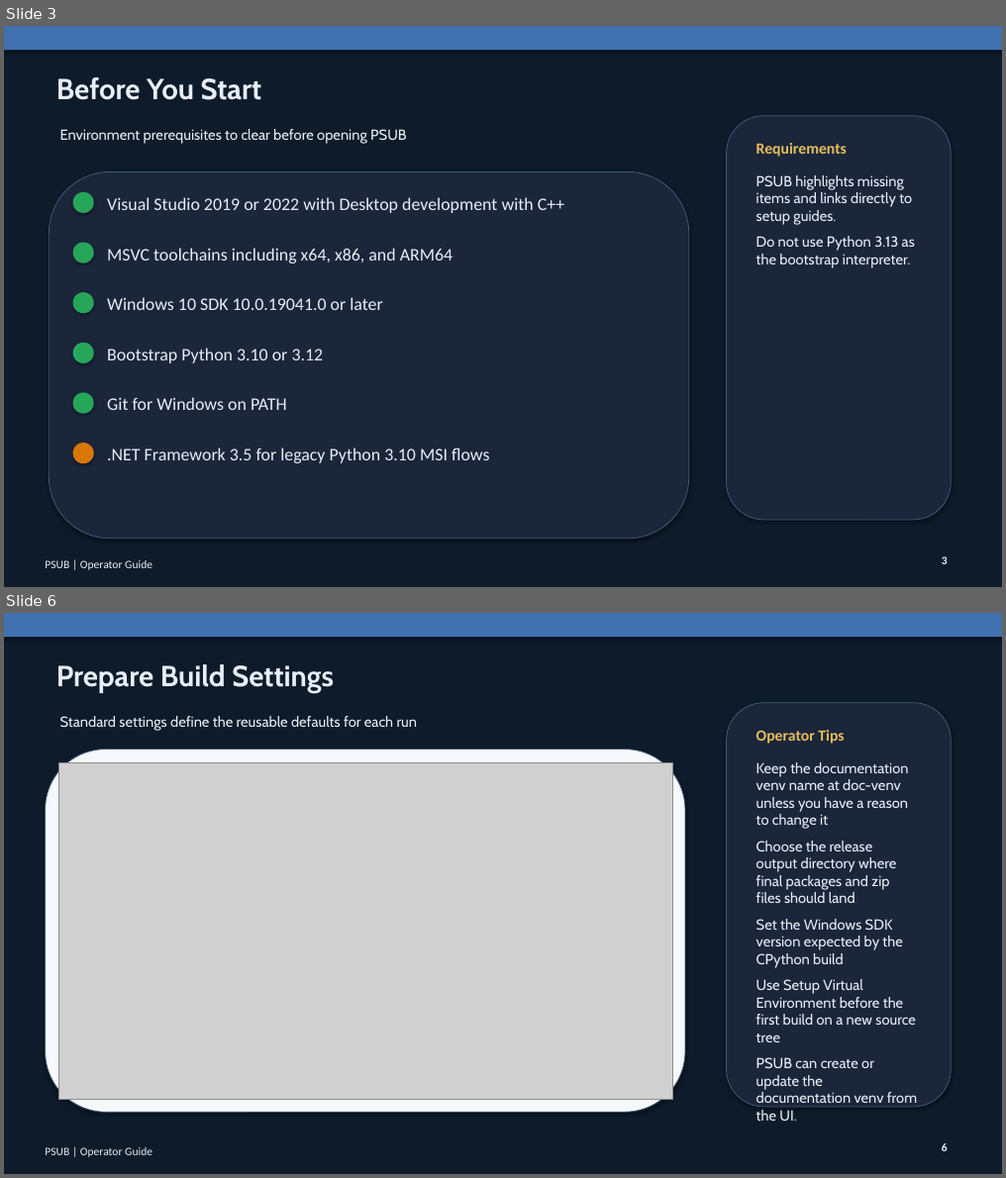
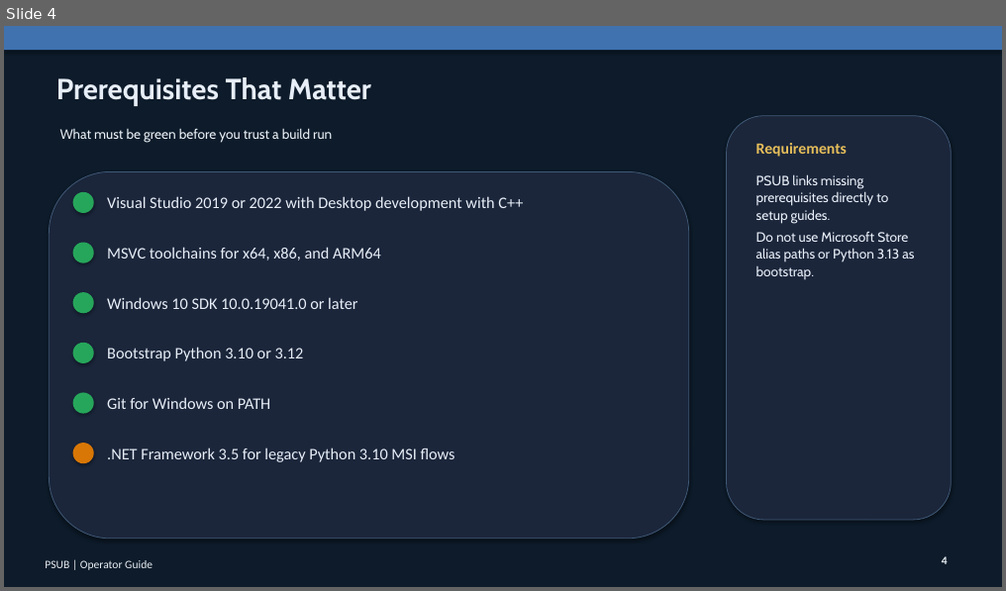
Before and after one commit to patrikkarlsson72/psub, a slide deck: output/presentation/PSUB-Operator-Guide.pptx. Shown one above the other, each under a label of ours: slides 3 and 6 before the commit, slide 4 after it; the slides between them are not shown. The pictures are 1006x1178 and 1006x591 pixels, drawn with LibreOffice and Linux fonts; fonts in the diff are those of the drawing; grey boxes stand for pictures. Boxes give left, top, right and bottom in pixels: in the first picture for what was removed or moved away, otherwise in the second. Text is boxed around its words. In the diff, an @@ line names an element or a change of style, - is before the commit and + after.

Commit message:
Refine PSUB operator presentation deck

```diff
--- a/output/presentation/PSUB-Operator-Guide.pptx
+++ b/output/presentation/PSUB-Operator-Guide.pptx
@@ slide 6 removed at [4, 613, 1002, 1174], background #FFFFFF @@
@@ rectangle removed at [4, 613, 1002, 1174] @@
@@ rectangle removed at [4, 613, 1002, 637] @@
@@ text removed at [56, 664, 334, 693] @@
-Prepare Build Settings
@@ text removed at [60, 716, 418, 731] @@
-Standard settings define the reusable defaults for each run
@@ rounded rectangle removed at [727, 703, 951, 1107] @@
@@ text removed at [756, 730, 844, 744] @@
-Operator Tips
@@ rounded rectangle removed at [46, 750, 685, 1112] @@
@@ picture removed at [58, 762, 672, 1100] @@
@@ text removed at [756, 762, 916, 1090] @@
-Keep the documentation venv name at doc-venv unless you have a reason to change it
-Choose the release output directory where final packages and zip files should land
-Set the Windows SDK version expected by the CPython build
-Use Setup Virtual Environment before the first build on a new source tree
-PSUB can create or update the documentation venv from the UI.
@@ text removed at [942, 1144, 947, 1152] @@
-6
@@ text removed at [45, 1148, 152, 1157] @@
-PSUB | Operator Guide
@@ what was slide 3 is now slide 4 @@
@@ slide 4 changed as well @@
@@ text at [56, 77, 371, 106]: text changed @@
-Before You Start
+Prerequisites That Matter
@@ text at [60, 128, 332, 143]: text changed; size 14 to 13 pt @@
-Environment prerequisites to clear before opening PSUB
+What must be green before you trust a build run
@@ text at [756, 174, 914, 280]: text changed; size 14 to 13 pt @@
-PSUB highlights missing items and links directly to setup guides.
-Do not use Python 3.13 as the bootstrap interpreter.
+PSUB links missing prerequisites directly to setup guides.
+Do not use Microsoft Store alias paths or Python 3.13 as bootstrap.
@@ text at [107, 247, 381, 261]: text changed; size 17 to 15.5 pt @@
-MSVC toolchains including x64, x86, and ARM64
+MSVC toolchains for x64, x86, and ARM64
@@ size 17 to 15.5 pt in 5 elements at [107, 196, 523, 211], [107, 297, 357, 309], [107, 347, 304, 362], [107, 397, 270, 409], [107, 448, 455, 463] @@
@@ text at [942, 557, 947, 565]: text changed @@
-3
+4
```
Also in this commit, not shown: 4 other slides changed, 3 slides added, 4 other slides removed, 3 other files.
